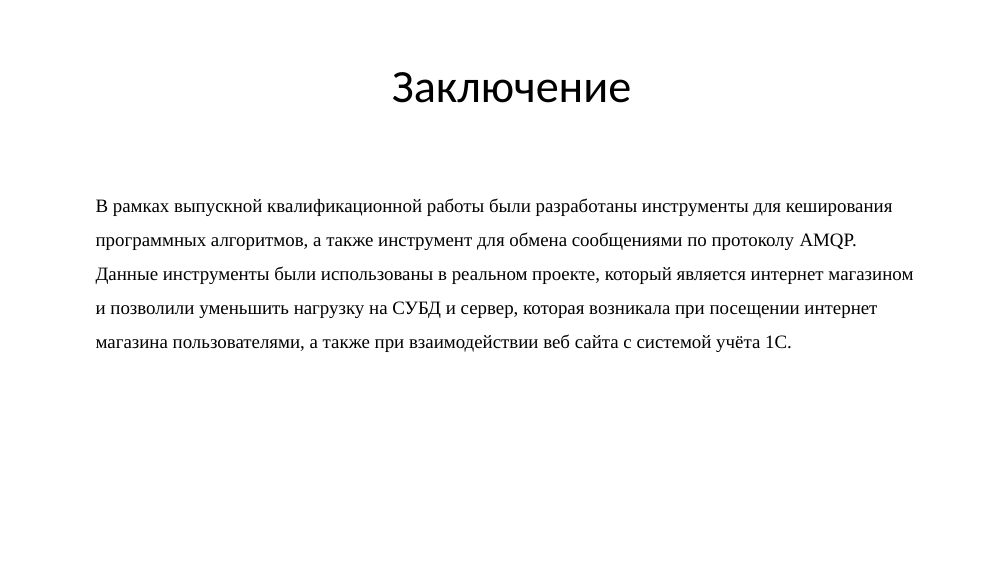
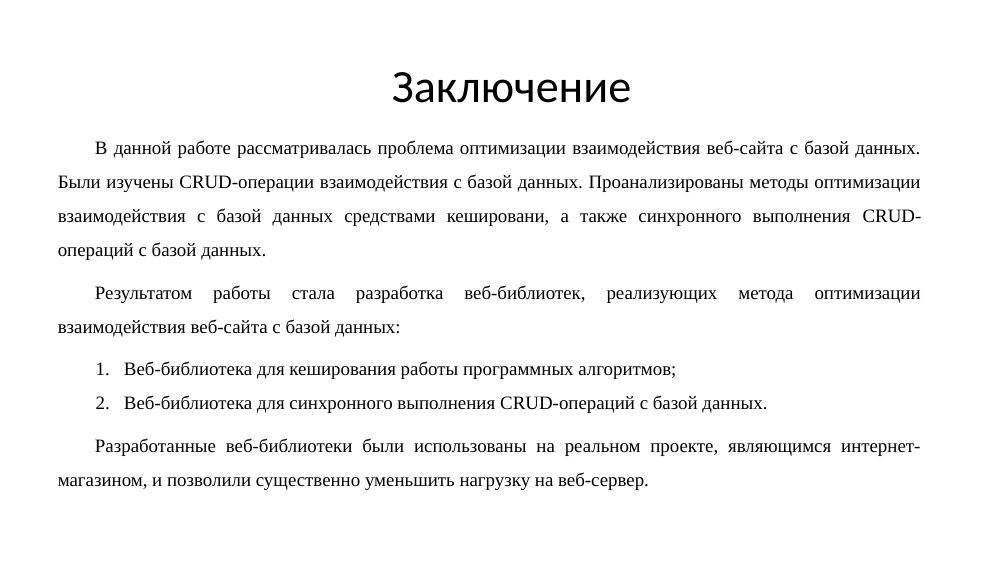
Before and after one commit to IgorTyutyunov/-, a slide deck: slide 15 of Тютюнов.pptx. Drawn at 1008x567 pixels with LibreOffice and Linux fonts; fonts in the diff are those of the drawing. Boxes give left, top, right and bottom in pixels: in the first picture for what was removed or moved away, otherwise in the second. Text is boxed around its words. In the diff, an @@ line names an element or a change of style, - is before the commit and + after.

```diff
--- a/Тютюнов.pptx
+++ b/Тютюнов.pptx
@@ text at (58,140,922,490): text changed @@
-  В рамках выпускной квалификационной работы были разработаны инструменты для кеширования программных алгоритмов, а также инструмент для обмена сообщениями по протоколу AMQP. Данные инструменты были использованы в реальном проекте, который является интернет магазином и позволили уменьшить нагрузку на СУБД и сервер, которая возникала при посещении интернет магазина пользователями, а также при взаимодействии веб сайта с системой учёта 1С.
+В данной работе рассматривалась проблема оптимизации взаимодействия веб-сайта с базой данных. Были изучены CRUD-операции взаимодействия с базой данных. Проанализированы методы оптимизации взаимодействия с базой данных средствами кешировани, а также синхронного выполнения CRUD-операций с базой данных.
+Результатом работы стала разработка веб-библиотек, реализующих метода оптимизации взаимодействия веб-сайта с базой данных:
+  1. Веб-библиотека для кеширования работы программных алгоритмов;
+  2. Веб-библиотека для синхронного выполнения CRUD-операций с базой данных.
+Разработанные веб-библиотеки были использованы на реальном проекте, являющимся интернет-магазином, и позволили существенно уменьшить нагрузку на веб-сервер.
```
Also in this commit, not shown: 4 other slides changed, 1 slide added, 1 slide removed.
